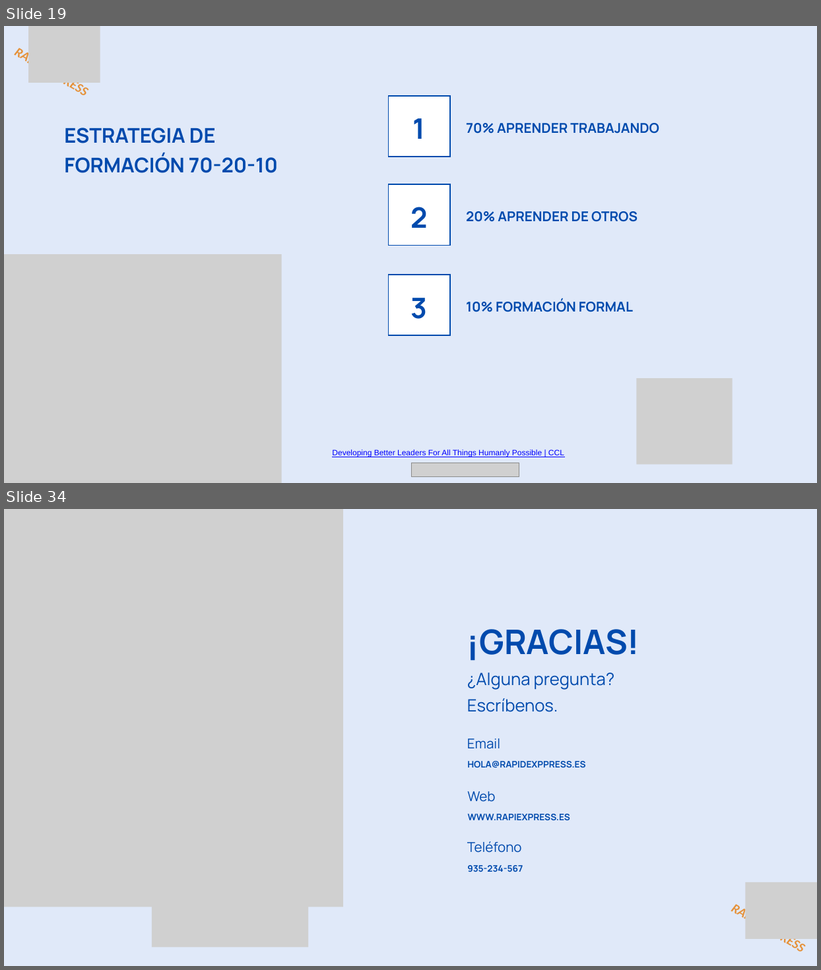
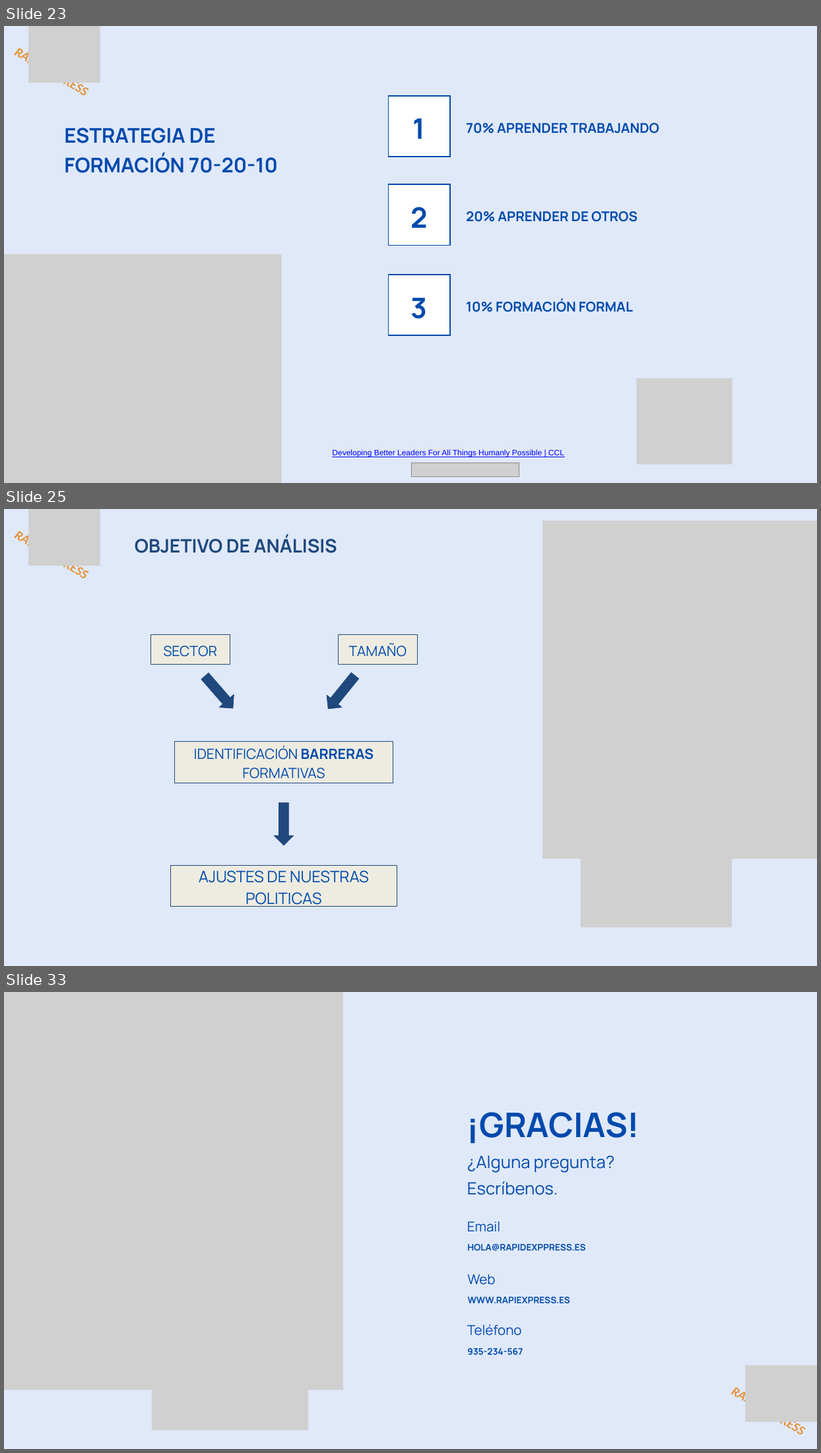
Before and after one commit to ITACADEMYprojectes/ProjecteData, a slide deck: Equip_28/Results/Analisis_PAP_and_ABL_RapidExpres_2026_11_05.pptx. Shown one above the other, each under a label of ours: slides 19 and 34 before the commit, slides 23, 25 and 33 after it; the slides between them are not shown. The pictures are 821x970 and 821x1453 pixels, drawn with LibreOffice and Linux fonts; fonts in the diff are those of the drawing; grey boxes stand for pictures. Boxes give left, top, right and bottom in pixels: in the first picture for what was removed or moved away, otherwise in the second. Text is boxed around its words. In the diff, an @@ line names an element or a change of style, - is before the commit and + after.

```diff
--- a/Equip_28/Results/Analisis_PAP_and_ABL_RapidExpres_2026_11_05.pptx
+++ b/Equip_28/Results/Analisis_PAP_and_ABL_RapidExpres_2026_11_05.pptx
@@ slide 25 added at box(4, 509, 817, 966), background #E0E9F9 @@
@@ text added at box(4, 521, 98, 593), 23 pt, text #E69138, bold, italic @@
+RAPID EXPRESS
@@ picture added at box(28, 509, 100, 566) @@
@@ picture added at box(543, 521, 817, 859) @@
@@ text added at box(135, 535, 337, 553), 33 pt, text #1F497D, bold @@
+OBJETIVO DE ANÁLISIS
@@ rectangle added at box(151, 634, 230, 665), fill #EEECE1, outline #1F497D 0.75 pt, 25 pt, text #004AAD @@
+SECTOR
@@ rectangle added at box(338, 634, 417, 665), fill #EEECE1, outline #1F497D 0.75 pt, 25 pt, text #004AAD @@
+TAMAÑO
@@ right arrow added at box(197, 670, 240, 715), fill #1F497D, outline #1F497D 0.75 pt @@
@@ right arrow added at box(321, 669, 362, 715), fill #1F497D, outline #1F497D 0.75 pt @@
@@ rectangle added at box(174, 741, 393, 783), fill #EEECE1, outline #1F497D 0.75 pt, 25 pt, text #004AAD @@
+IDENTIFICACIÓN BARRERAS FORMATIVAS
@@ picture added at box(580, 786, 732, 927) @@
@@ right arrow added at box(274, 803, 294, 846), fill #1F497D, outline #1F497D 0.75 pt @@
@@ rectangle added at box(170, 865, 397, 906), fill #EEECE1, outline #1F497D 0.75 pt, 28 pt, text #004AAD @@
+AJUSTES DE NUESTRAS POLITICAS
@@ what was slide 19 is now slide 23 @@
@@ what was slide 34 is now slide 33 @@
```
Also in this commit, not shown: 1 slide changed, 11 other slides added, 13 slides removed.
